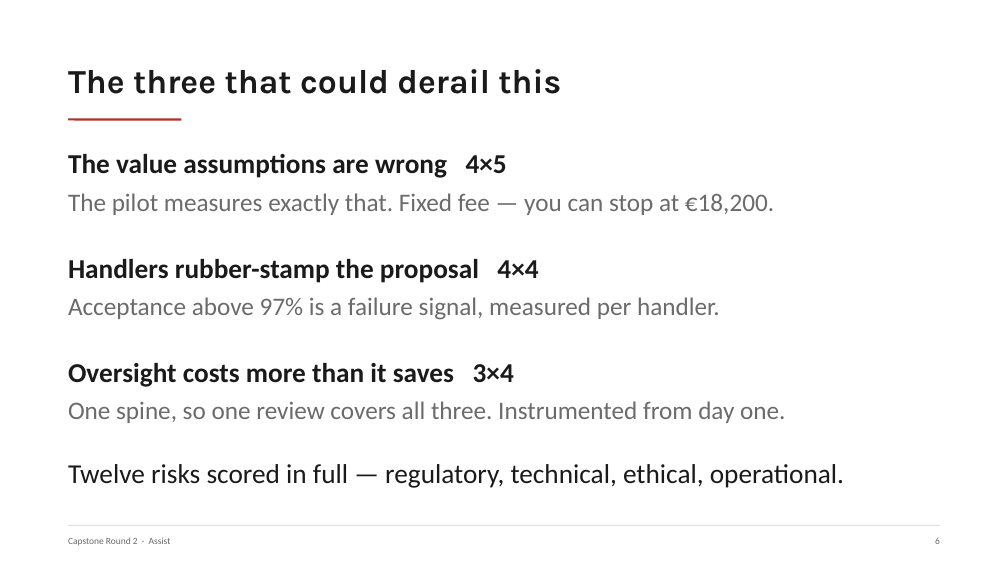
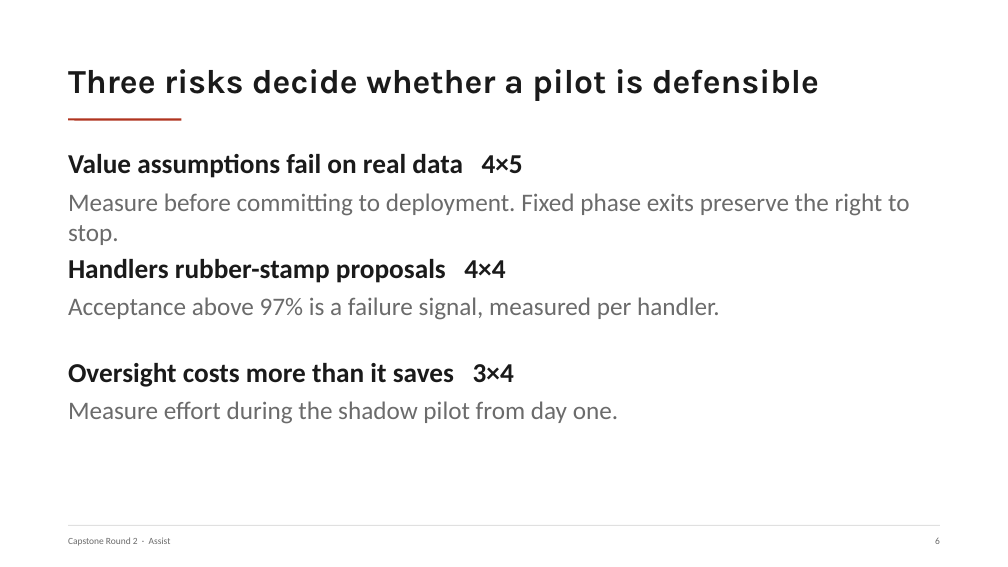
Before and after one commit to nyelugo/PROJECT-Capstone-AI-Consulting, a slide deck: slide 7 of presentation.pptx. Drawn at 1008x567 pixels with LibreOffice and Linux fonts; fonts in the diff are those of the drawing. Boxes give left, top, right and bottom in pixels: in the first picture for what was removed or moved away, otherwise in the second. Text is boxed around its words. In the diff, an @@ line names an element or a change of style, - is before the commit and + after.

```diff
--- a/presentation.pptx
+++ b/presentation.pptx
@@ text at [68,69,819,101]: text changed @@
-The three that could derail this
+Three risks decide whether a pilot is defensible
@@ text at [68,154,523,178]: text changed @@
-The value assumptions are wrong 4×5
+Value assumptions fail on real data 4×5
@@ text at [68,193,910,216]: text changed @@
-The pilot measures exactly that. Fixed fee — you can stop at €18,200.
+Measure before committing to deployment. Fixed phase exits preserve the right to stop.
@@ text at [68,259,505,283]: text changed @@
-Handlers rubber-stamp the proposal 4×4
+Handlers rubber-stamp proposals 4×4
@@ text at [68,401,618,424]: text changed @@
-One spine, so one review covers all three. Instrumented from day one.
+Measure effort during the shadow pilot from day one.
@@ text removed at [68,464,844,488] @@
-Twelve risks scored in full — regulatory, technical, ethical, operational.
```
Also in this commit, not shown: 10 other slides changed, 4 slides added, 7 slides removed, 1 other file.
